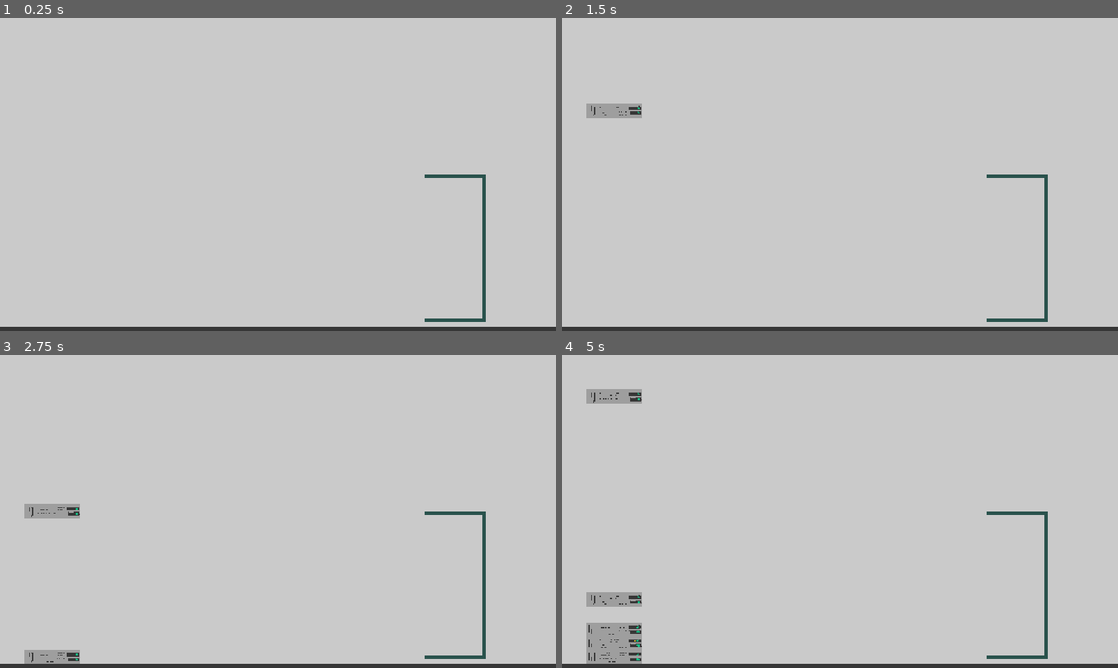
Above: before the commit, frames 1-4 (two rows, left to right).
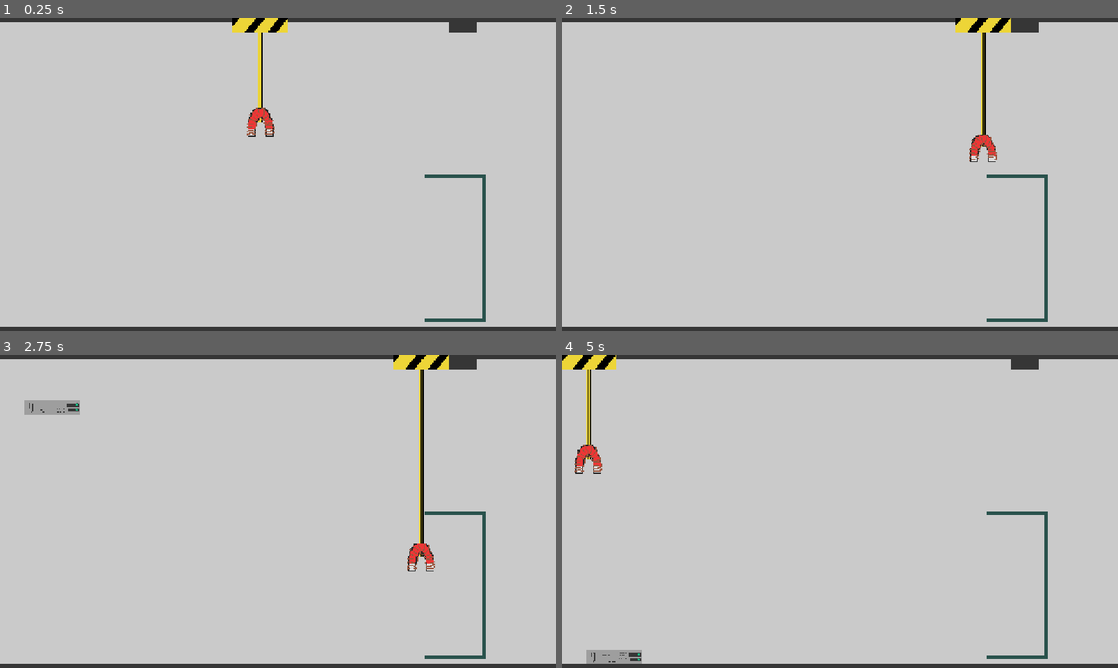
Above: after the commit, the same moments.

Repository: KeaganErasmus/Clod-Godo-Wild-Jam-99
Game: Godot game, scene res://Scenes/stacking/scenes/stacking.tscn
Same seed, same stepped clock (60 frames per second), same inputs: the game is played once before the commit and once after it. The project has no main scene, so this scene is started directly.
Inputs (mouse positions are in pixels of both pictures, inside the frame that each line leads up to):
- Up to frame 1 (0.25 s): no input
- Up to frame 2 (1.5 s): tap Enter at 0.5, 1.35 s; move the mouse to (962, 158) at 0.52 s; hold D (move_right) 0.53-1.28 s; hold X 0.53-1.28 s; tap Space (ui_select) at 0.77 s; move the mouse to (728, 190) at 1.27 s; hold S (move_down) from 1.28 s (still down)
- Up to frame 3 (2.75 s): tap Space (ui_select) at 1.52 s; move the mouse to (333, 442) at 2.02 s; release S (move_down) at 2.03 s; hold D (move_right) from 2.03 s (still down); hold B from 2.03 s (still down)
- Up to frame 4 (5 s): move the mouse to (812, 574) at 2.77 s; release D (move_right) at 2.78 s; release B at 2.78 s; hold W (move_up) 2.78-3.53 s; tap P at 2.85 s; tap Space (ui_select) at 3.02, 3.77, 4.52 s; move the mouse to (1006, 558) at 3.52 s; hold L 3.53-4.28 s; hold A (move_left) from 3.53 s (still down); move the mouse to (673, 464) at 4.27 s; tap X at 4.35 s

The runs differ from the first frame. In frame 1, 2.3% of the frame differs, in the area x 0-100%, y 0-38%; in frame 2, 2.8%; in frame 3, 4.0%; in frame 4, 4.1%, in the area x 0-100%, y 0-99%.

Commit message:
Added functional magnetism to stacking scene

Diff:
--- /dev/null
+++ b/Scenes/stacking/scenes/chain_link.tscn
@@ -0,0 +1,16 @@
+[gd_scene format=3 uid="uid://cbjjup0sw1tag"]
+
+[ext_resource type="Texture2D" uid="uid://b2kjaiedryujr" path="res://Scenes/stacking/art/chain link.png" id="1_k4rm6"]
+
+[sub_resource type="CapsuleShape2D" id="CapsuleShape2D_ke0wg"]
+radius = 8.0
+height = 64.0
+
+[node name="ChainLink" type="RigidBody2D" unique_id=1771375301]
+
+[node name="Sprite2D" type="Sprite2D" parent="." unique_id=1150499796]
+texture_filter = 1
+texture = ExtResource("1_k4rm6")
+
+[node name="CollisionShape2D" type="CollisionShape2D" parent="." unique_id=188854550]
+shape = SubResource("CapsuleShape2D_ke0wg")
--- a/Scenes/stacking/scenes/claw.gd
+++ b/Scenes/stacking/scenes/claw.gd
@@ -1,19 +1,43 @@
-extends Node2D
+extends RigidBody2D
+
+var line_start_pos: Vector2
+var line_end_pos: Vector2
+
+@export var move_force = 20000
+var locked_y
+
+@export var magnet_speed = 200
+var magnet_min_y = 0
+var magnet_max_y = 680
 
 func _ready() -> void:
-	$Rope2D.create_rope($RopeAnchor.global_position, 60)
-	await $Rope2D.spool(60)
+	locked_y = global_position.y
+	line_start_pos = $AnchorMarker.position
+	line_end_pos = $Chain/Magnet.position
+	#print("line_start_pos: " + str(line_start_pos))
+	#print("line_end_pos: " + str(line_end_pos))
+	$Chain/ChainLine.add_point(line_start_pos)
+	$Chain/ChainLine.add_point(line_end_pos)
 
-var gate := NoFasterThan.new()
 
 func _process(delta: float) -> void:
-	gate.try(
-		delta,
-		func():
-			if Input.is_action_pressed("move_up"):
-				print("shorten")
-				$Rope2D.spool(100)
-			if Input.is_action_pressed("move_down"):
-				print("lengthen")
-				await $Rope2D.spool(-10)
-	)
+	line_start_pos = $AnchorMarker.position
+	line_end_pos = $Chain/Magnet.position
+
+	#print("line_start_pos: " + str(line_start_pos))
+	#print("line_end_pos: " + str(line_end_pos))
+
+	$Chain/ChainLine.set_point_position(0, line_start_pos)
+	$Chain/ChainLine.set_point_position(1, line_end_pos)
+
+	var y_input = Input.get_axis("move_up", "move_down")
+
+	# stop magnet from going too low, but allow it to go back up
+	if ($Chain/Magnet.position.y >= magnet_max_y and y_input > 0):
+		y_input = 0
+	$Chain/Magnet.position.y += magnet_speed * y_input * delta
+
+func _physics_process(delta: float) -> void:
+	position.y = locked_y
+	var x_input = Input.get_axis("move_left", "move_right")
+	apply_impulse(Vector2(move_force * x_input, 0))
--- a/Scenes/stacking/scenes/claw.tscn
+++ b/Scenes/stacking/scenes/claw.tscn
@@ -2,40 +2,34 @@
 
 [ext_resource type="Texture2D" uid="uid://bikcecusmeuel" path="res://Scenes/stacking/art/claw anchor.png" id="1_2hobe"]
 [ext_resource type="Script" uid="uid://crkmnhryydnib" path="res://Scenes/stacking/scenes/claw.gd" id="1_d1nn5"]
-[ext_resource type="Script" uid="uid://e4erd0bi0dy6" path="res://addons/rope2d/rope2d.gd" id="2_pkpvg"]
-[ext_resource type="Script" uid="uid://bm7lkr3w4u06m" path="res://Scenes/stacking/scenes/draw_rope.gd" id="2_rv7tk"]
+[ext_resource type="Texture2D" uid="uid://b2kjaiedryujr" path="res://Scenes/stacking/art/chain link.png" id="3_r3w3q"]
 [ext_resource type="PackedScene" uid="uid://bhi5ruiw7tth4" path="res://Scenes/stacking/scenes/magnet.tscn" id="6_rf2it"]
 
 [sub_resource type="RectangleShape2D" id="RectangleShape2D_ke0wg"]
 size = Vector2(128, 64)
 
-[node name="Claw" type="Node2D" unique_id=348644018]
-position = Vector2(181, 72)
+[node name="Claw" type="RigidBody2D" unique_id=1247072457]
+collision_mask = 3
+mass = 10.0
 script = ExtResource("1_d1nn5")
+move_force = 200
+magnet_speed = 300
 
-[node name="DrawRope" type="Label" parent="." unique_id=1015414063]
-offset_right = 40.0
-offset_bottom = 23.0
-script = ExtResource("2_rv7tk")
+[node name="Chain" type="Node2D" parent="." unique_id=2105824304]
 
-[node name="RopeAnchor" type="CharacterBody2D" parent="." unique_id=1199262959]
+[node name="ChainLine" type="Line2D" parent="Chain" unique_id=867243618]
+texture = ExtResource("3_r3w3q")
+texture_mode = 1
 
-[node name="CollisionShape2D" type="CollisionShape2D" parent="RopeAnchor" unique_id=657190392]
+[node name="Magnet" parent="Chain" unique_id=948084818 instance=ExtResource("6_rf2it")]
+position = Vector2(0, 240)
+
+[node name="CollisionShape2D" type="CollisionShape2D" parent="." unique_id=657190392]
 shape = SubResource("RectangleShape2D_ke0wg")
 
-[node name="Sprite2D" type="Sprite2D" parent="RopeAnchor" unique_id=1819455582]
+[node name="Sprite2D" type="Sprite2D" parent="." unique_id=1819455582]
 texture_filter = 1
 texture = ExtResource("1_2hobe")
 
-[node name="Rope2D" type="Node2D" parent="." unique_id=220452914 node_paths=PackedStringArray("starting_anchor_mount_point", "ending_anchor_mount_point")]
+[node name="AnchorMarker" type="Marker2D" parent="." unique_id=784430749]
 position = Vector2(0, 32)
-script = ExtResource("2_pkpvg")
-ready_action = 2
-starting_anchor_mount_point = NodePath("../Magnet")
-ending_anchor_mount_point = NodePath("../RopeAnchor")
-metadata/_custom_type_script = "uid://e4erd0bi0dy6"
-
-[node name="Magnet" parent="." unique_id=1556970170 instance=ExtResource("6_rf2it")]
-position = Vector2(1, 72)
-collision_layer = 3
-collision_mask = 3
--- /dev/null
+++ b/Scenes/stacking/scenes/magnet.gd
@@ -0,0 +1,18 @@
+extends CharacterBody2D
+
+var magnetized := false
+var attracted_bodies = []
+@export var magnet_force: int = 10000
+
+func _process(delta: float) -> void:
+	magnetized = true if Input.is_action_pressed("magnetize") else false
+	$MagnetArea/MagnetismCircle.visible = magnetized
+
+
+func _physics_process(delta: float) -> void:
+	var bodies = $MagnetArea.get_overlapping_bodies()
+	for server in bodies:
+		if server.has_method("apply_central_force"):
+			var diff : Vector2 = (global_position - server.global_position).normalized()
+			if magnetized:
+				server.apply_central_force(diff.normalized() * magnet_force)
--- a/Scenes/stacking/scenes/magnet.tscn
+++ b/Scenes/stacking/scenes/magnet.tscn
@@ -1,15 +1,36 @@
 [gd_scene format=3 uid="uid://bhi5ruiw7tth4"]
 
 [ext_resource type="Texture2D" uid="uid://bnv4n6c6ygdim" path="res://Scenes/stacking/art/magnet.png" id="1_1k1ge"]
+[ext_resource type="Script" uid="uid://bbmyh1k7s0cbo" path="res://Scenes/stacking/scenes/magnet.gd" id="1_b6h4e"]
+[ext_resource type="Texture2D" uid="uid://bdeoqsq7ke4iy" path="res://Scenes/stacking/art/magnetism.png" id="3_0artf"]
 
-[sub_resource type="RectangleShape2D" id="RectangleShape2D_ke0wg"]
-size = Vector2(30, 32)
+[sub_resource type="CircleShape2D" id="CircleShape2D_ke0wg"]
+radius = 101.0198
 
-[node name="Magnet" type="RigidBody2D" unique_id=1556970170]
+[node name="Magnet" type="CharacterBody2D" unique_id=1507791081]
+collision_mask = 7
+script = ExtResource("1_b6h4e")
 
 [node name="Sprite2D" type="Sprite2D" parent="." unique_id=1784088194]
 texture_filter = 1
+scale = Vector2(2, 2)
 texture = ExtResource("1_1k1ge")
 
-[node name="CollisionShape2D" type="CollisionShape2D" parent="." unique_id=1804484058]
-shape = SubResource("RectangleShape2D_ke0wg")
+[node name="CollisionPolygon2D" type="CollisionPolygon2D" parent="." unique_id=972117308]
+polygon = PackedVector2Array(-30, 31, -30, -1, -24, -23, -12, -32, 12, -32, 22, -20, 30, -3, 30, 32)
+
+[node name="MagnetArea" type="Area2D" parent="." unique_id=2020987032]
+collision_mask = 2
+
+[node name="CollisionShape2D" type="CollisionShape2D" parent="MagnetArea" unique_id=449933685]
+visible = false
+shape = SubResource("CircleShape2D_ke0wg")
+
+[node name="MagnetismCircle" type="Sprite2D" parent="MagnetArea" unique_id=1592193704]
+visible = false
+texture_filter = 1
+scale = Vector2(3.105, 3.105)
+texture = ExtResource("3_0artf")
+
+[connection signal="body_entered" from="MagnetArea" to="." method="_on_magnet_area_body_entered"]
+[connection signal="body_exited" from="MagnetArea" to="." method="_on_magnet_area_body_exited"]
--- /dev/null
+++ b/Scenes/stacking/scenes/server.gd
@@ -0,0 +1 @@
+extends RigidBody2D
--- a/Scenes/stacking/scenes/server.tscn
+++ b/Scenes/stacking/scenes/server.tscn
@@ -1,5 +1,6 @@
 [gd_scene format=3 uid="uid://unwh0kqjfu86"]
 
+[ext_resource type="Script" uid="uid://b43cat5060gfa" path="res://Scenes/stacking/scenes/server.gd" id="1_20hdi"]
 [ext_resource type="Texture2D" uid="uid://1kbbx00x511m" path="res://Scenes/stacking/art/server.png" id="1_s71xp"]
 
 [sub_resource type="RectangleShape2D" id="RectangleShape2D_ke0wg"]
@@ -7,8 +8,9 @@
 
 [node name="Server" type="RigidBody2D" unique_id=1808738423]
 collision_layer = 2
-collision_mask = 3
+collision_mask = 7
 mass = 5.0
+script = ExtResource("1_20hdi")
 
 [node name="Sprite2D" type="Sprite2D" parent="." unique_id=614839530]
 texture_filter = 1
--- a/Scenes/stacking/scenes/stack_rack.gd
+++ b/Scenes/stacking/scenes/stack_rack.gd
@@ -4,4 +4,4 @@
 
 func _process(delta: float) -> void:
 	var bodies = area.get_overlapping_bodies()
-	print(bodies.size());
+	#print(bodies.size());
--- a/Scenes/stacking/scenes/stacking.tscn
+++ b/Scenes/stacking/scenes/stacking.tscn
@@ -3,9 +3,19 @@
 [ext_resource type="Script" uid="uid://bcqinmk8k8vpo" path="res://Scenes/stacking/scripts/stacking.gd" id="1_460fq"]
 [ext_resource type="PackedScene" uid="uid://bjxecrkw61svq" path="res://Scenes/stacking/scenes/stack_rack.tscn" id="2_p4iy0"]
 [ext_resource type="Texture2D" uid="uid://305n546hbmv1" path="res://Scenes/stacking/art/bg.png" id="2_vkrw2"]
+[ext_resource type="PackedScene" uid="uid://bjhnkh8p5ckgb" path="res://Scenes/stacking/scenes/claw.tscn" id="4_i4x58"]
+
+[sub_resource type="RectangleShape2D" id="RectangleShape2D_i4x58"]
+size = Vector2(1280, 100)
 
 [sub_resource type="RectangleShape2D" id="RectangleShape2D_ke0wg"]
-size = Vector2(1920, 20)
+size = Vector2(20, 720)
+
+[sub_resource type="RectangleShape2D" id="RectangleShape2D_b03tl"]
+size = Vector2(64, 64)
+
+[sub_resource type="RectangleShape2D" id="RectangleShape2D_wv320"]
+size = Vector2(1280, 20)
 
 [sub_resource type="RectangleShape2D" id="RectangleShape2D_mduoy"]
 size = Vector2(1570, 20)
@@ -30,23 +40,111 @@
 
 [node name="Floor" type="StaticBody2D" parent="." unique_id=277512907]
 position = Vector2(640, 720)
+collision_mask = 7
 
-[node name="ColorRect" type="ColorRect" parent="Floor" unique_id=1434763820]
+[node name="FloorWall" type="CollisionShape2D" parent="Floor" unique_id=100128426]
+position = Vector2(0, 40)
+shape = SubResource("RectangleShape2D_i4x58")
+
+[node name="ColorRect" type="ColorRect" parent="Floor/FloorWall" unique_id=1434763820]
 anchors_preset = 8
 anchor_left = 0.5
 anchor_top = 0.5
 anchor_right = 0.5
 anchor_bottom = 0.5
-offset_left = -960.0
+offset_left = -640.5
+offset_top = -50.0
+offset_right = 640.5
+offset_bottom = -30.0
+grow_horizontal = 2
+grow_vertical = 2
+color = Color(0.21, 0.21, 0.21, 1)
+
+[node name="LeftWall" type="CollisionShape2D" parent="Floor" unique_id=298755231]
+position = Vector2(-653, -365)
+shape = SubResource("RectangleShape2D_ke0wg")
+
+[node name="ColorRect" type="ColorRect" parent="Floor/LeftWall" unique_id=742366625]
+anchors_preset = 8
+anchor_left = 0.5
+anchor_top = 0.5
+anchor_right = 0.5
+anchor_bottom = 0.5
+offset_left = -10.0
+offset_top = -360.0
+offset_right = 10.0
+offset_bottom = 360.0
+grow_horizontal = 2
+grow_vertical = 2
+color = Color(0.21, 0.21, 0.21, 1)
+metadata/_edit_use_anchors_ = true
+
+[node name="LeftWall2" type="CollisionShape2D" parent="Floor" unique_id=739566698]
+position = Vector2(650, -365)
+shape = SubResource("RectangleShape2D_b03tl")
+
+[node name="ColorRect" type="ColorRect" parent="Floor/LeftWall2" unique_id=723455124]
+anchors_preset = 8
+anchor_left = 0.5
+anchor_top = 0.5
+anchor_right = 0.5
+anchor_bottom = 0.5
+offset_left = -10.0
+offset_top = -360.0
+offset_right = 10.0
+offset_bottom = 360.0
+grow_horizontal = 2
+grow_vertical = 2
+color = Color(0.21, 0.21, 0.21, 1)
+metadata/_edit_use_anchors_ = true
+
+[node name="ClawStoppers" type="StaticBody2D" parent="." unique_id=713535226]
+collision_mask = 7
+
+[node name="RighStopper" type="CollisionShape2D" parent="ClawStoppers" unique_id=337562790]
+position = Vector2(1065, 0)
+shape = SubResource("RectangleShape2D_b03tl")
+
+[node name="ColorRect" type="ColorRect" parent="ClawStoppers/RighStopper" unique_id=2048508130]
+anchors_preset = 8
+anchor_left = 0.5
+anchor_top = 0.5
+anchor_right = 0.5
+anchor_bottom = 0.5
+offset_left = -32.0
+offset_top = -32.0
+offset_right = 32.0
+offset_bottom = 32.0
+grow_horizontal = 2
+grow_vertical = 2
+color = Color(0.21, 0.21, 0.21, 1)
+metadata/_edit_use_anchors_ = true
+
+[node name="Roof" type="StaticBody2D" parent="." unique_id=646693685]
+position = Vector2(640, 0)
+collision_layer = 4
+collision_mask = 7
+
+[node name="RoofWall" type="CollisionShape2D" parent="Roof" unique_id=1339266840]
+shape = SubResource("RectangleShape2D_wv320")
+
+[node name="ColorRect" type="ColorRect" parent="Roof/RoofWall" unique_id=1313957367]
+anchors_preset = 8
+anchor_left = 0.5
+anchor_top = 0.5
+anchor_right = 0.5
+anchor_bottom = 0.5
+offset_left = -640.0
 offset_top = -10.0
-offset_right = 960.0
+offset_right = 640.0
 offset_bottom = 10.0
 grow_horizontal = 2
 grow_vertical = 2
 color = Color(0.21, 0.21, 0.21, 1)
 
-[node name="CollisionShape2D" type="CollisionShape2D" parent="Floor" unique_id=100128426]
-shape = SubResource("RectangleShape2D_ke0wg")
+[node name="Claw" parent="." unique_id=1199262959 instance=ExtResource("4_i4x58")]
+position = Vector2(600, 0)
+lock_rotation = true
 
 [node name="KillBox" type="Area2D" parent="." unique_id=108031541]
 collision_mask = 2
@@ -68,6 +166,7 @@
 shape = SubResource("RectangleShape2D_mduoy")
 
 [node name="Timer" type="Timer" parent="." unique_id=1222740851]
+wait_time = 2.5
 autostart = true
 
 [connection signal="body_entered" from="KillBox" to="." method="_on_kill_box_body_entered"]
--- a/project.godot
+++ b/project.godot
@@ -57,6 +57,12 @@
 , Object(InputEventKey,"resource_local_to_scene":false,"resource_name":"","device":-1,"window_id":0,"alt_pressed":false …(186 unchanged characters)…
 ]
 }
+magnetize={
+"deadzone": 0.2,
+"events": [Object(InputEventKey,"resource_local_to_scene":false,"resource_name":"","device":-1,"window_id":0,"alt_pressed":false,"shift_pressed":false,"ctrl_pressed":false,"meta_pressed":false,"pressed":false,"keycode":0,"physical_keycode":32,"key_label":0,"unicode":32,"location":0,"echo":false,"script":null)
+, Object(InputEventMouseButton,"resource_local_to_scene":false,"resource_name":"","device":-1,"window_id":0,"alt_pressed":false,"shift_pressed":false,"ctrl_pressed":false,"meta_pressed":false,"button_mask":1,"position":Vector2(77, 12),"global_position":Vector2(89, 72),"factor":1.0,"button_index":1,"canceled":false,"pressed":true,"double_click":false,"script":null)
+]
+}
 
 [physics]
 
Binary file added: Scenes/stacking/art/chain link.png
Not shown, added: Scenes/stacking/art/chain link.png.import
Binary file changed: Scenes/stacking/art/magnet.png
Binary file added: Scenes/stacking/art/magnetism.png
Not shown, added: Scenes/stacking/art/magnetism.png.import
Not shown, added: Scenes/stacking/scenes/magnet.gd.uid
Not shown, added: Scenes/stacking/scenes/server.gd.uid
